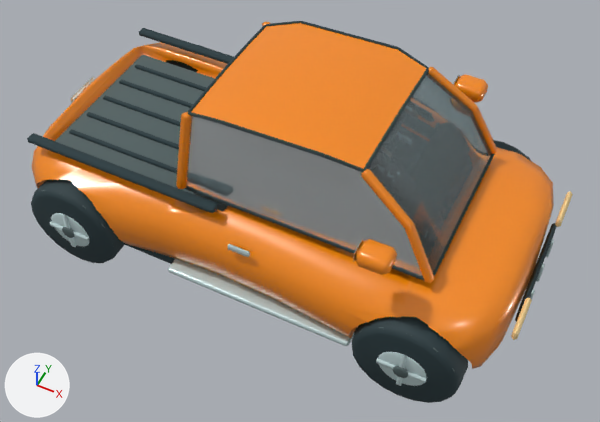
Two versions of the glTF model public/models/pickup.glb, one commit apart.
Both versions are drawn from a 50 mm lens placed at (1.001, -1.92, 2.557), pointed at (0.093, -0.102, 0.286). The lights are fixed; the arrows at lower left show +X, +Y and +Z. The older version comes first. Vertices at exactly the same position are counted once.

Objects in the first picture: 'Automotive glass.002', 'Paint pickup', 'Pickup bed', 'Rolling wheels.002', 'Tyre rubber.002', 'Wheel hubs.002' and 2 more.
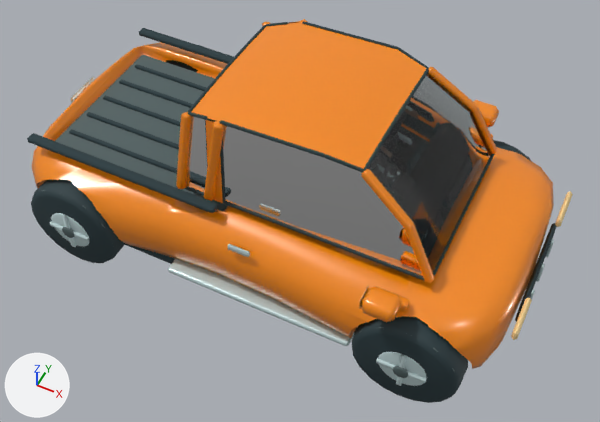
Diff of the bpy script that builds the scene:
```diff
--- a/public/models/pickup.glb.py
+++ b/public/models/pickup.glb.py
@@ mat_automotive_glass @@
 mat_automotive_glass.ior = 1.48
-mat_automotive_glass.transmission_weight = 0.82
+mat_automotive_glass.transmission_weight = 1.0
@@ me_sculpted_pickup_hull @@
 # used by ob_paint_pickup; location = (0.0, 0.0, 0.0)
-me_sculpted_pickup_hull.from_pydata(...)  # 903 vertices, 1748 faces; spans x -0.94..0.94, y -0.48..0.48, z 0.12..0.82
+me_sculpted_pickup_hull.from_pydata(...)  # 1009 vertices, 1930 faces; spans x -0.94..0.94, y -0.53..0.53, z 0.12..0.82
+# me_sculpted_pickup_hull part 1: the loose piece of 24 vertices spanning x -0.28..-0.21, y -0.34..-0.26, z 0.45..0.77 is copied, and the copy is multiplied about its middle by the matrix ((0.143, 1.044, -0.348), (1.082, -0.198, -0.147), (-0.2, -0.32, -1.044)), then moved by (0.13, -0.01, 0.02); it spans x -0.17..-0.07, y -0.34..-0.28, z 0.45..0.8
+# me_sculpted_pickup_hull part 2: the loose piece of 24 vertices spanning x 0.45..0.56, y -0.48..-0.39, z 0.59..0.65 is scaled about its middle by (0.973, 0.403, 0.591), then moved by (0.07, 0.01, -0.19)
+# me_sculpted_pickup_hull part 3: the loose piece of 24 vertices spanning x 0.45..0.56, y 0.39..0.48, z 0.59..0.65 is moved by (0.05, -0.92, -0.14)
+# me_sculpted_pickup_hull part 4: the loose piece of 24 vertices spanning x 0.45..0.56, y 0.39..0.48, z 0.59..0.65 is copied, and the copy is moved by (0.05, 0.05, -0.14); it spans x 0.5..0.62, y 0.44..0.53, z 0.44..0.51
+# me_sculpted_pickup_hull part 5: 5 vertices added at x -0.15..-0.09, y -0.32..-0.29, z 0.45..0.8
+# other edits to the shape of me_sculpted_pickup_hull do not show in these pictures
 me_sculpted_pickup_hull.materials.append(mat_paint_pickup)
@@ me_cube_579 @@
 # used by ob_tyre_rubber_002; location = (0.0, 0.0, 0.0)
-me_cube_579.from_pydata(...)  # 1552 vertices, 2868 faces; spans x -0.99..0.95, y -0.43..0.43, z 0.12..0.82
+me_cube_579.from_pydata(...)  # 1744 vertices, 3220 faces; spans x -0.99..0.95, y -0.48..0.48, z 0.12..0.82
+# me_cube_579 part 6: 12 vertices moved from x -0.1, y -0.3..-0.28, z 0.79..0.8 to x -0.15, y -0.29..-0.28, z 0.78..0.79; 6 vertices removed from x -0.1, y -0.3..-0.29, z 0.79..0.81; 54 vertices added at x -0.15..-0.09, y -0.32..-0.29, z 0.45..0.81
+# other edits to the shape of me_cube_579 do not show in these pictures
 me_cube_579.materials.append(mat_tyre_rubber)
@@ me_pickup_front_glazing @@
 # used by ob_automotive_glass_002; location = (0.0, 0.0, 0.0)
-me_pickup_front_glazing.from_pydata(...)  # 29 vertices, 34 faces; spans x -0.26..0.66, y -0.323..0.323, z 0.45..0.81
+me_pickup_front_glazing.from_pydata(...)  # 35 vertices, 36 faces; spans x -0.26..0.66, y -0.323..0.323, z 0.45..0.81
+# me_pickup_front_glazing part 7
+# 2 vertices are removed from x -0.1, y -0.291..0.291, z 0.8
+# 9 faces are deleted
+# 8 vertices are added at x -0.147..-0.093, y -0.315..0.315, z 0.451..0.8
+# 11 new faces join them
 me_pickup_front_glazing.materials.append(mat_automotive_glass)
```

Pixel boxes [x1, y1, x2, y2] of what changed, in the pictures (600 x 422 px; the box of a moved part takes in the faces that stretch with it):
'Paint pickup', reshaped: before [32, 22, 554, 369]; after [32, 19, 554, 369]
'Automotive glass.002', surface changed, reshaped: before [187, 73, 492, 277]; after [186, 73, 492, 277]
part 1 of me_sculpted_pickup_hull, added (orange): after [204, 121, 224, 201]
part 2 of me_sculpted_pickup_hull, moved or reshaped: before [355, 239, 397, 275]; after [399, 296, 410, 312]
part 3 of me_sculpted_pickup_hull, moved or reshaped: before [454, 74, 488, 103]; after [361, 286, 402, 322]
part 4 of me_sculpted_pickup_hull, added: after [473, 100, 499, 128]
part 5 of me_sculpted_pickup_hull, added: after [206, 120, 223, 203]
part 6 of me_cube_579, reshaped: before [188, 112, 324, 157]; after [184, 112, 424, 281]
part 7 of me_pickup_front_glazing, moved or reshaped: before [187, 116, 423, 277]; after [186, 116, 423, 277]
